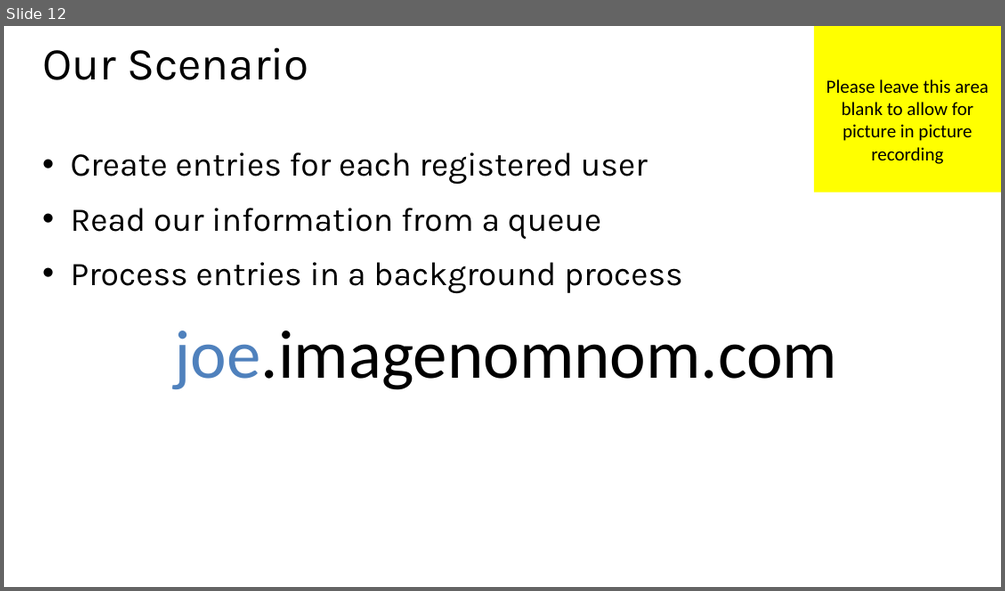
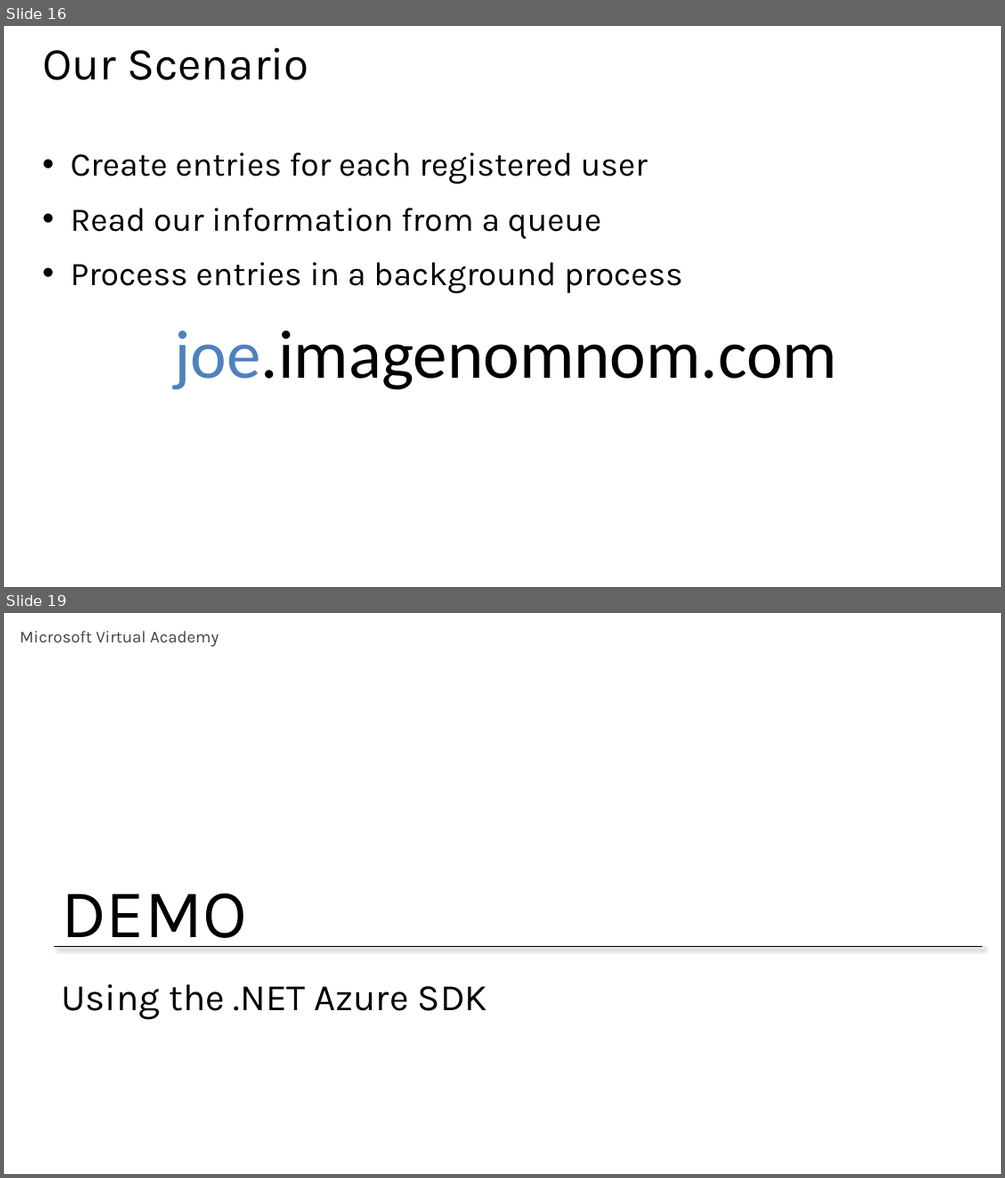
Before and after one commit to MisterJames/AzureImageProcessing, a slide deck: Presentation Materials/MVA-ApplicationsOnAzure-03.pptx. Shown one above the other, each under a label of ours: slide 12 before the commit, slides 16 and 19 after it; the slides between them are not shown. The pictures are 1005x591 and 1005x1178 pixels, drawn with LibreOffice and Linux fonts; fonts in the diff are those of the drawing. Boxes give left, top, right and bottom in pixels: in the first picture for what was removed or moved away, otherwise in the second. Text is boxed around its words. In the diff, an @@ line names an element or a change of style, - is before the commit and + after.

```diff
--- a/Presentation Materials/MVA-ApplicationsOnAzure-03.pptx
+++ b/Presentation Materials/MVA-ApplicationsOnAzure-03.pptx
@@ slide 19 added at box(4, 613, 1001, 1174), background #FFFFFF @@
@@ text added at box(20, 631, 218, 647), 16 pt, text #404040 @@
+Microsoft Virtual Academy
@@ text added at box(61, 892, 247, 947), 66 pt, text #000000 @@
+DEMO
@@ line added from (54, 947) to (983, 947), #000000 0.75 pt @@
@@ title added at box(61, 984, 488, 1020), 36 pt, text #000000 @@
+Using the .NET Azure SDK
@@ what was slide 12 is now slide 16 @@
@@ slide 16 changed as well @@
@@ rectangle removed at box(814, 26, 1001, 192) @@
-Please leave this area blank to allow for picture in picture recording
```
Also in this commit, not shown: 8 other slides changed, 6 other slides added.
